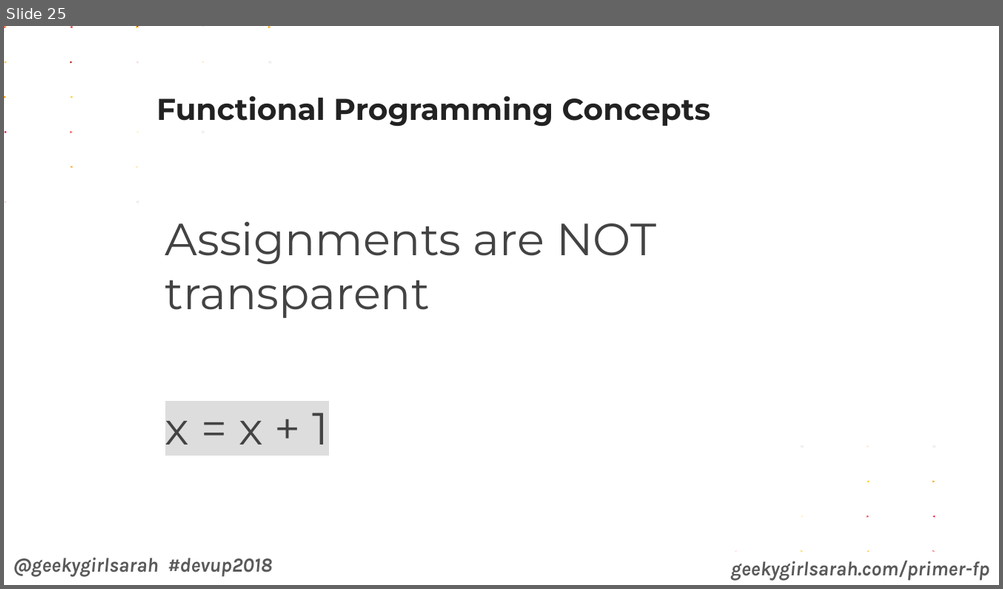
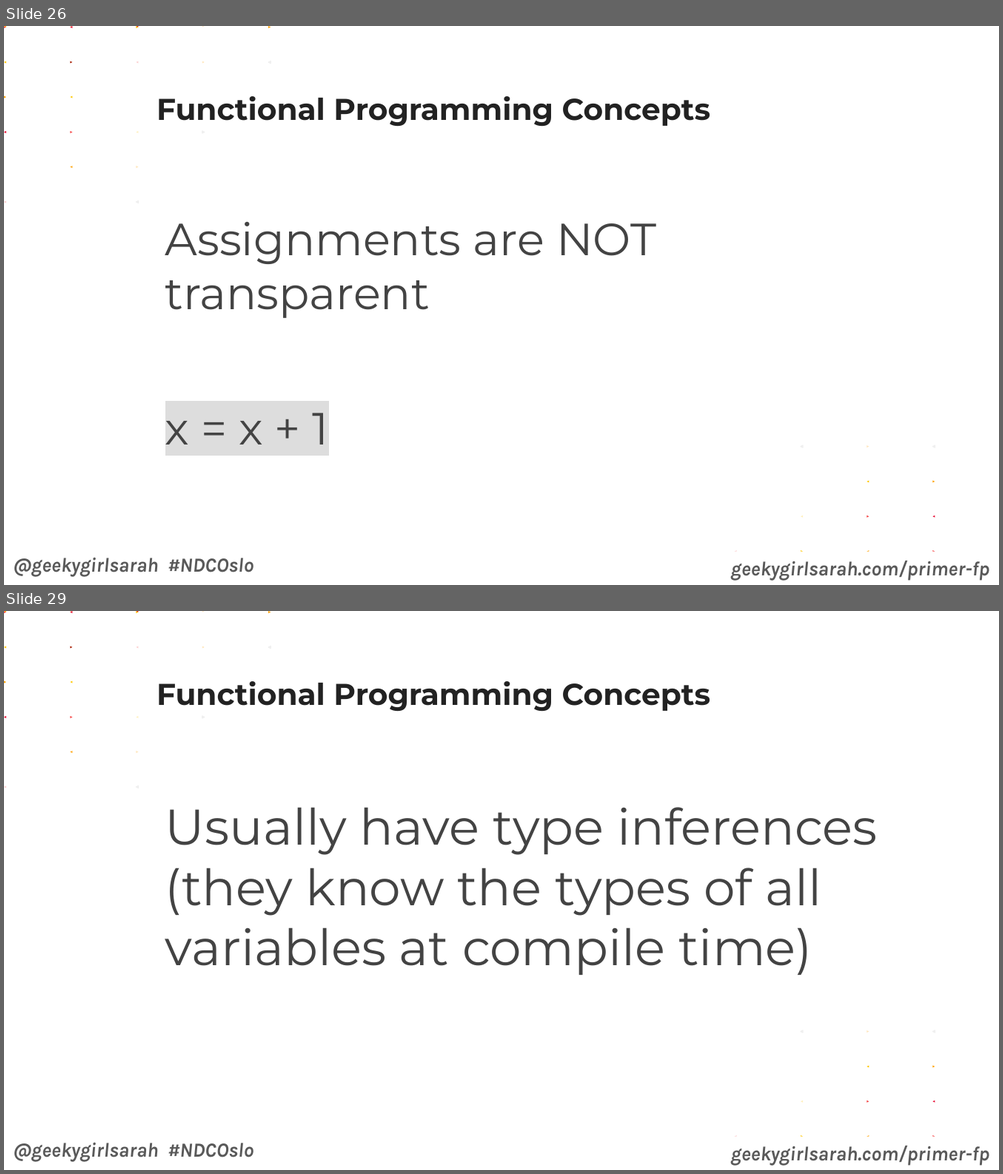
Before and after one commit to geekygirlsarah/talk-a_primer_on_functional_programming, a slide deck: A Primer on Functional Programming (LibreOffice).odp. Shown one above the other, each under a label of ours: slide 25 before the commit, slides 26 and 29 after it; the slides between them are not shown. The pictures are 1003x589 and 1003x1174 pixels, drawn with LibreOffice and Linux fonts; fonts in the diff are those of the drawing. Boxes give left, top, right and bottom in pixels: in the first picture for what was removed or moved away, otherwise in the second. Text is boxed around its words. In the diff, an @@ line names an element or a change of style, - is before the commit and + after.

```diff
--- a/A Primer on Functional Programming (LibreOffice).odp
+++ b/A Primer on Functional Programming (LibreOffice).odp
@@ slide 29 added at (4,611,999,1170), background #FFFFFF; not listed: 37 template elements that a slide beside it also shows @@
@@ title added at (156,681,711,712), 24 pt, text #222222, bold @@
+Functional Programming Concepts
@@ text added at (165,807,877,975), 40 pt, text #434343 @@
+Usually have type inferences (they know the types of all variables at compile time)
@@ what was slide 25 is now slide 26 @@
@@ slide 26 changed as well @@
@@ text at (13,558,254,577): text changed @@
-@geekygirlsarah #devup2018
+@geekygirlsarah #NDCOslo
```
Also in this commit, not shown: 60 other slides changed, 4 other slides added, 1 other file.
